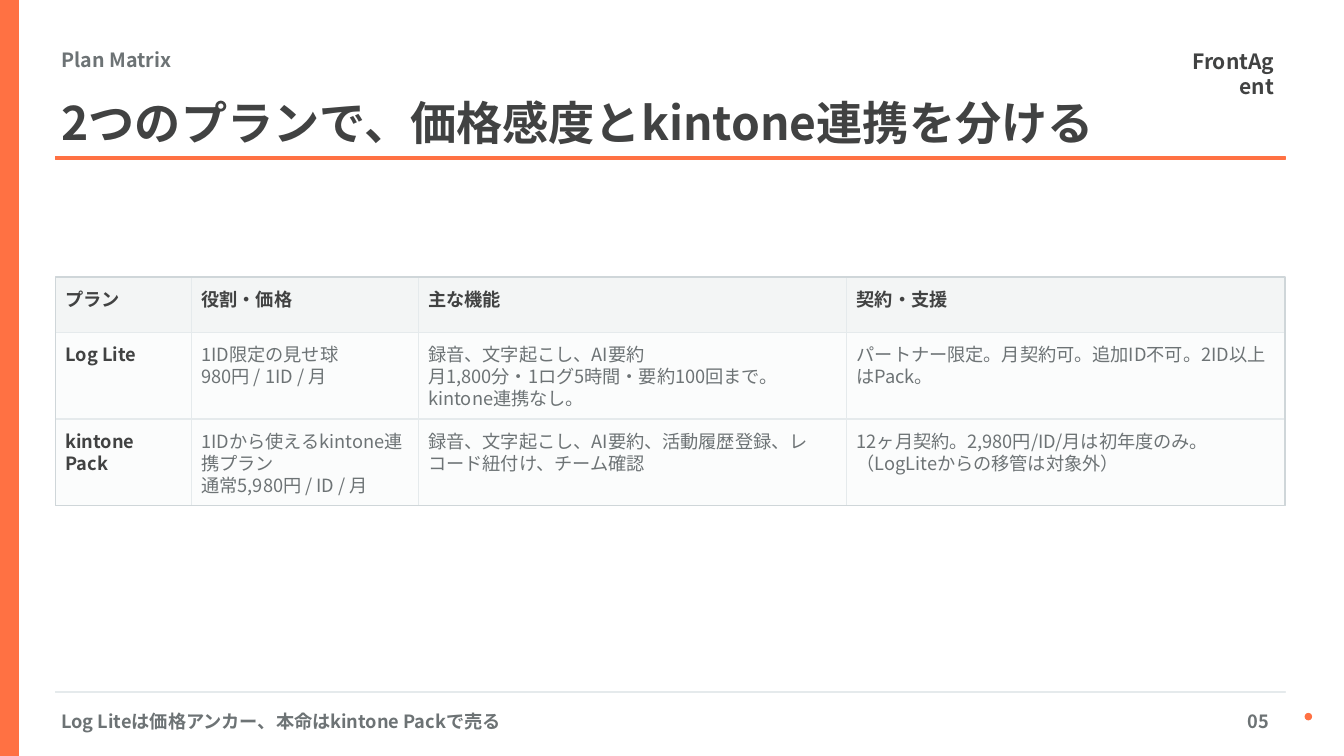
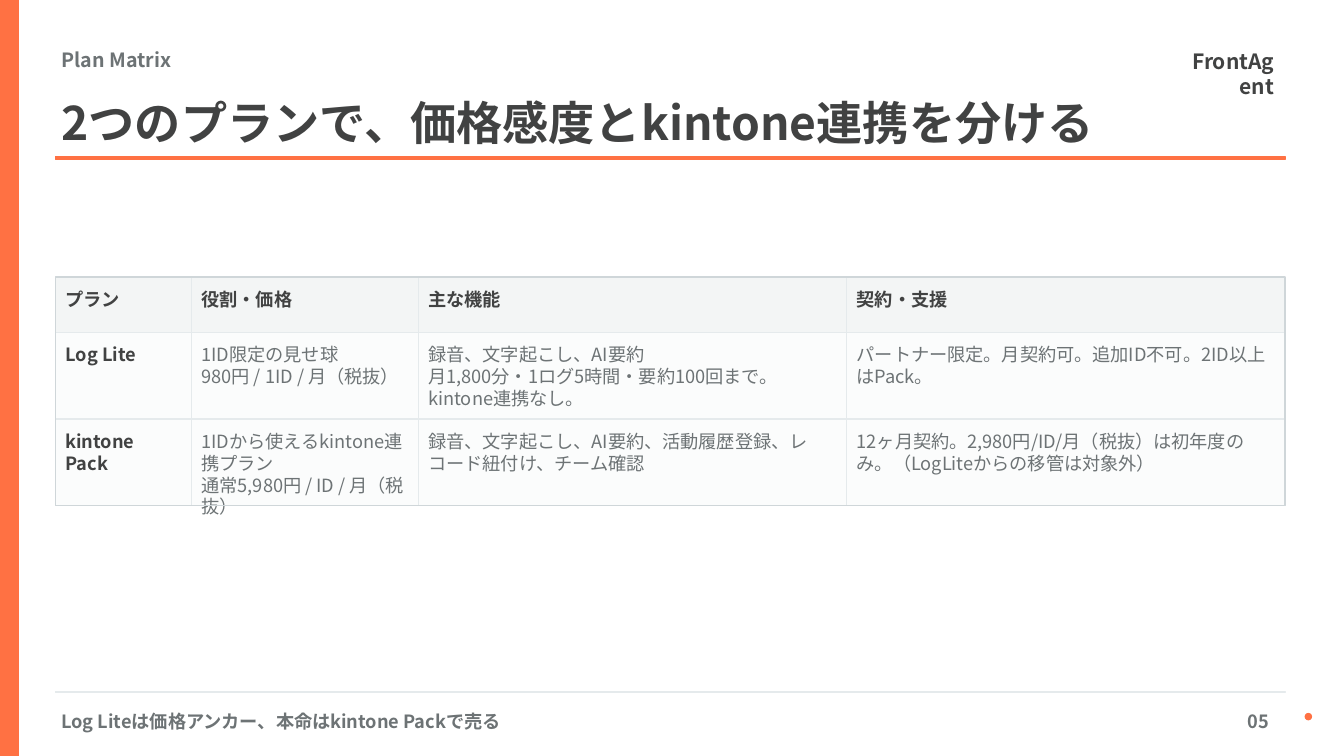
Before and after one commit to zumizumi-3/zumi-dev-lab, a slide deck: slide 5 of deck-system/decks/umee-sbcs-kintone-plan/exports/umee-sbcs-kintone-plan-editable.pptx. Drawn at 1344x756 pixels with LibreOffice and Linux fonts; fonts in the diff are those of the drawing. Boxes give left, top, right and bottom in pixels: in the first picture for what was removed or moved away, otherwise in the second. Text is boxed around its words. In the diff, an @@ line names an element or a change of style, - is before the commit and + after.

```diff
--- a/deck-system/decks/umee-sbcs-kintone-plan/exports/umee-sbcs-kintone-plan-editable.pptx
+++ b/deck-system/decks/umee-sbcs-kintone-plan/exports/umee-sbcs-kintone-plan-editable.pptx
@@ text at [202, 367, 399, 385]: text changed @@
-980円 / 1ID / 月
+980円 / 1ID / 月（税抜）
@@ text at [857, 432, 1245, 475]: text changed @@
-12ヶ月契約。2,980円/ID/月は初年度のみ。（LogLiteからの移管は対象外）
+12ヶ月契約。2,980円/ID/月（税抜）は初年度のみ。（LogLiteからの移管は対象外）
@@ text at [202, 476, 404, 515]: text changed @@
-通常5,980円 / ID / 月
+通常5,980円 / ID / 月（税抜）
```
Also in this commit, not shown: 6 other slides changed, 31 other files.
